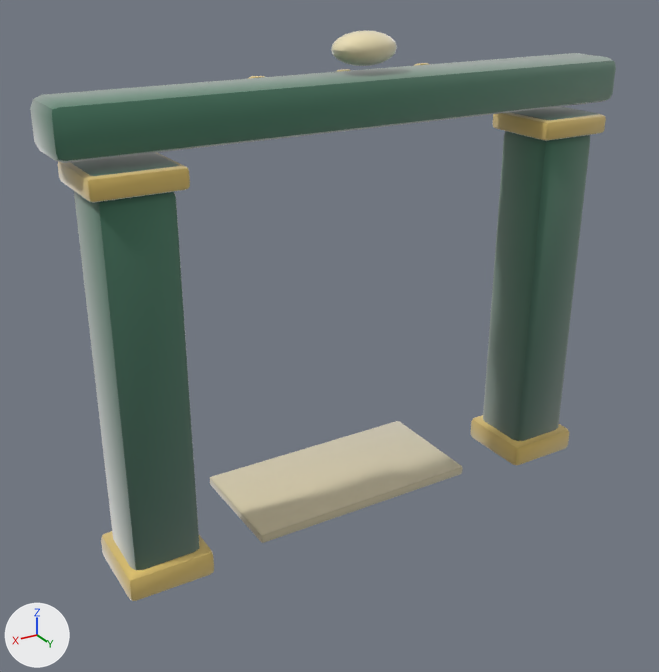
One commit to the glTF model assets/models/gates/7941f56e.glb: the scene before it, then after it.
Rendered twice from a 50 mm camera at (4.33, 6.65, 5.19) aimed at (0.17, -0.27, 1.73). The axes (+X, +Y, +Z) are drawn at lower left. The lights are the same throughout. The older version comes first. Vertices at exactly the same position are counted once.

The first picture shows 'gate_7941f56e'.
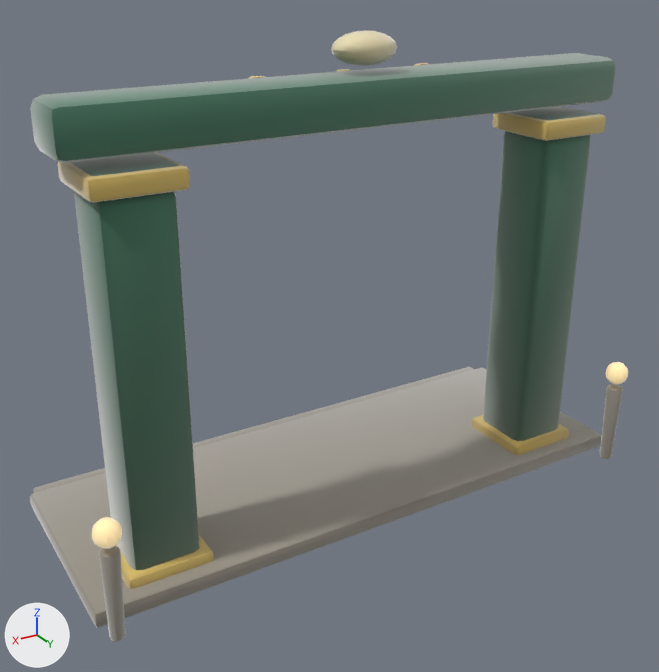
Where the change shows, as pixel boxes [x1, y1, x2, y2] in the pictures (659 x 672 px):
```json
{"object": "gate_7941f56e", "change": "reshaped", "before": [30, 30, 616, 601], "after": [30, 30, 629, 642], "on screen": "7% taller"}
{"part": 1, "of": "me_gate_7941f56e", "change": "added", "after": [92, 517, 122, 549], "on screen": "beige"}
{"part": 2, "of": "me_gate_7941f56e", "change": "added", "after": [600, 384, 623, 459]}
{"part": 3, "of": "me_gate_7941f56e", "change": "added", "after": [99, 546, 126, 642]}
{"part": 4, "of": "me_gate_7941f56e", "change": "added", "after": [30, 368, 602, 627]}
{"part": 5, "of": "me_gate_7941f56e", "change": "added", "after": [33, 367, 474, 493], "on screen": "mostly hidden"}
{"part": 6, "of": "me_gate_7941f56e", "change": "added", "after": [605, 362, 629, 384], "on screen": "beige"}
{"part": 7, "of": "me_gate_7941f56e", "change": "edited", "before": [30, 39, 616, 589], "after": [30, 39, 616, 589], "on screen": "looks the same"}
```

Edits to the scene script, one JSON object a line:
```json
{"op": "add", "block": "mat_clay__b9b2a2_0_93", "code": ["mat_clay__b9b2a2_0_93 = bpy.data.materials.new('clay_#B9B2A2_0.93_-')", "# nodes: BsdfPrincipled, Mix, OutputMaterial, VertexColor", "# colours: grey #b9b2a2, mixed with the vertex colours"]}
{"op": "add", "block": "mat_clay__ffe2a8_0_95__ffe2a8", "code": ["mat_clay__ffe2a8_0_95__ffe2a8 = bpy.data.materials.new('clay_#FFE2A8_0.95_#FFE2A8')", "# nodes: BsdfPrincipled, Mix, OutputMaterial, VertexColor", "# colours: beige #bca67a, beige #ffe2a8, mixed with the vertex colours"]}
{"op": "add", "block": "mat_clay__9e978a_0_93", "code": ["mat_clay__9e978a_0_93 = bpy.data.materials.new('clay_#9E978A_0.93_-')", "# nodes: BsdfPrincipled, Mix, OutputMaterial, VertexColor", "# colours: grey #9e978a, mixed with the vertex colours"]}
{"block": "me_gate_7941f56e", "where": "# used by ob_gate_7941f56e; location = (0.0, 0.0, 0.0)"}
{"op": "remove", "block": "me_gate_7941f56e", "code": "me_gate_7941f56e.from_pydata(...)  # 1244 vertices, 2412 faces; spans x -2.73..2.73, y -1.0..0.4, z 0.0..4.53"}
{"op": "add", "block": "me_gate_7941f56e", "code": "me_gate_7941f56e.from_pydata(...)  # 1744 vertices, 3384 faces; spans x -2.9..2.9, y -1.71..0.83, z 0.0..4.53"}
{"block": "me_gate_7941f56e", "change": "me_gate_7941f56e part 1: a new loose piece, a UV sphere (10 segments, 6 rings, poles along z) spanning x 2.65..2.89, y 0.6..0.83, z 0.9..1.14, in mat_clay__ffe2a8_0_95__ffe2a8"}
{"block": "me_gate_7941f56e", "change": "me_gate_7941f56e part 2: a new loose piece of 114 vertices spanning x -2.85..-2.69, y 0.64..0.81, z 0.0..0.86, in mat_clay__9e978a_0_93"}
{"block": "me_gate_7941f56e", "change": "me_gate_7941f56e part 3: a new loose piece of 114 vertices spanning x 2.68..2.85, y 0.63..0.8, z 0.01..0.85, in mat_clay__9e978a_0_93"}
{"block": "me_gate_7941f56e", "change": "me_gate_7941f56e part 4: a new loose piece of 56 vertices spanning x -2.9..2.9, y -1.55..0.55, z 0.0..0.16, in mat_clay__9e978a_0_93"}
{"block": "me_gate_7941f56e", "change": "me_gate_7941f56e part 5: a new loose piece of 56 vertices spanning x -2.83..2.83, y -1.71..-1.37, z 0.0..0.12, in mat_clay__9e978a_0_93"}
{"block": "me_gate_7941f56e", "change": "me_gate_7941f56e part 6: a new loose piece of 52 vertices spanning x -2.89..-2.65, y 0.61..0.83, z 0.9..1.14, in mat_clay__ffe2a8_0_95__ffe2a8"}
{"block": "me_gate_7941f56e", "change": "me_gate_7941f56e part 7: 2269 kept faces spanning x -2.73..2.73, y -1.0..0.4, z 0.0..4.48 get new vertex colours"}
{"block": "me_gate_7941f56e", "change": "other edits to the shape of me_gate_7941f56e do not show in these pictures"}
{"op": "add", "block": "me_gate_7941f56e", "code": "me_gate_7941f56e.materials.append(mat_clay__9e978a_0_93)"}
{"op": "add", "block": "me_gate_7941f56e", "code": "me_gate_7941f56e.materials.append(mat_clay__b9b2a2_0_93)"}
{"op": "add", "block": "me_gate_7941f56e", "code": "me_gate_7941f56e.materials.append(mat_clay__ffe2a8_0_95__ffe2a8)"}
```
